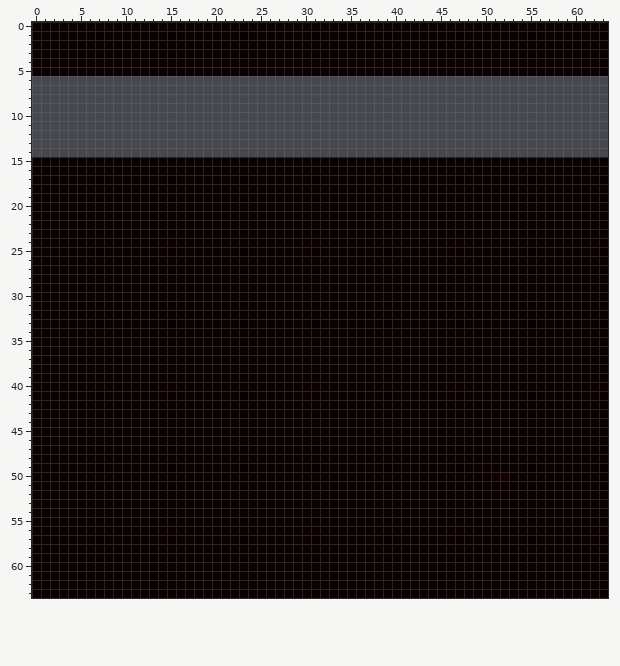
One commit to this pixel-art sprite: assets/chunks/004_004_1.png. This is how it looked before the edit.
The file is 64x64 pixels.
The result:
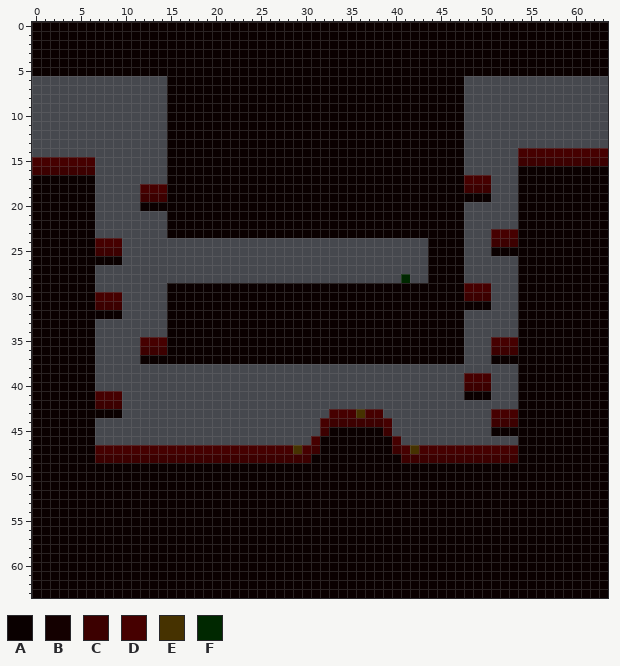
Palette (. is transparent): A #0a0000  B #140000  C #3c0000  D #460000  E #463200  F #002800
From old to new:
Changed rows in their new state; - is an unchanged pixel.
first column x 0:
 6 ---------------AAAAAAAAAAAAAAAAAAAAAAAAAAAAAAAAA----------------
 7 ---------------AAAAAAAAAAAAAAAAAAAAAAAAAAAAAAAAA----------------
 8 ---------------AAAAAAAAAAAAAAAAAAAAAAAAAAAAAAAAA----------------
 9 ---------------AAAAAAAAAAAAAAAAAAAAAAAAAAAAAAAAA----------------
10 ---------------AAAAAAAAAAAAAAAAAAAAAAAAAAAAAAAAA----------------
11 ---------------AAAAAAAAAAAAAAAAAAAAAAAAAAAAAAAAA----------------
12 ---------------AAAAAAAAAAAAAAAAAAAAAAAAAAAAAAAAA----------------
13 ---------------AAAAAAAAAAAAAAAAAAAAAAAAAAAAAAAAA----------------
14 ---------------AAAAAAAAAAAAAAAAAAAAAAAAAAAAAAAAA------DDDDDDDDDD
15 DDDDDDD........---------------------------------......CCCCCCCCCC
16 CCCCCCC........---------------------------------......----------
17 -------........---------------------------------DDD...----------
18 -------.....DDD---------------------------------CCC...----------
19 -------.....CCC------------------------------------...----------
20 -------.....------------------------------------......----------
21 -------........---------------------------------......----------
22 -------........---------------------------------......----------
23 -------........---------------------------------...DDD----------
24 -------DDD..................................----...CCC----------
25 -------CCC..................................----...-------------
26 ----------..................................----......----------
27 -------.....................................----......----------
28 -------..................................F..----......----------
29 -------........---------------------------------DDD...----------
30 -------DDD.....---------------------------------CCC...----------
31 -------CCC.....------------------------------------...----------
32 ----------.....---------------------------------......----------
33 -------........---------------------------------......----------
34 -------........---------------------------------......----------
35 -------.....DDD---------------------------------...DDD----------
36 -------.....CCC---------------------------------...CCC----------
37 -------.....------------------------------------...-------------
38 -------...............................................----------
39 -------.........................................DDD...----------
40 -------.........................................CCC...----------
41 -------DDD......................................---...----------
42 -------CCC............................................----------
43 ----------.......................DDDEDD............DDD----------
44 -------.........................DCCCCCCD...........CCC----------
45 -------.........................C------C...........-------------
46 -------........................D--------D.............----------
47 -------DDDDDDDDDDDDDDDDDDDDDDEDC--------CDEDDDDDDDDDDD----------
48 -------CCCCCCCCCCCCCCCCCCCCCCCC----------CCCCCCCCCCCCC----------
50 ---------------------------------------------------AA-----------
Pixel boxes of the changes (left, top, right, bottom) in both pictures:
changed: (32, 76, 608, 481)
